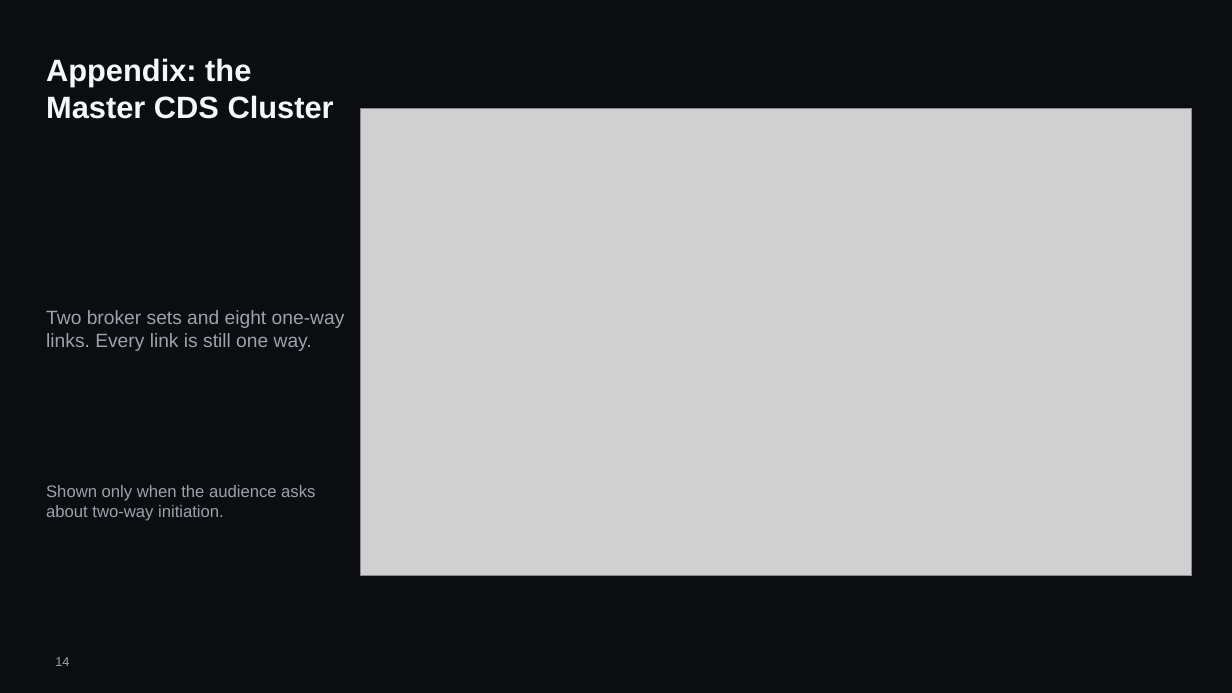
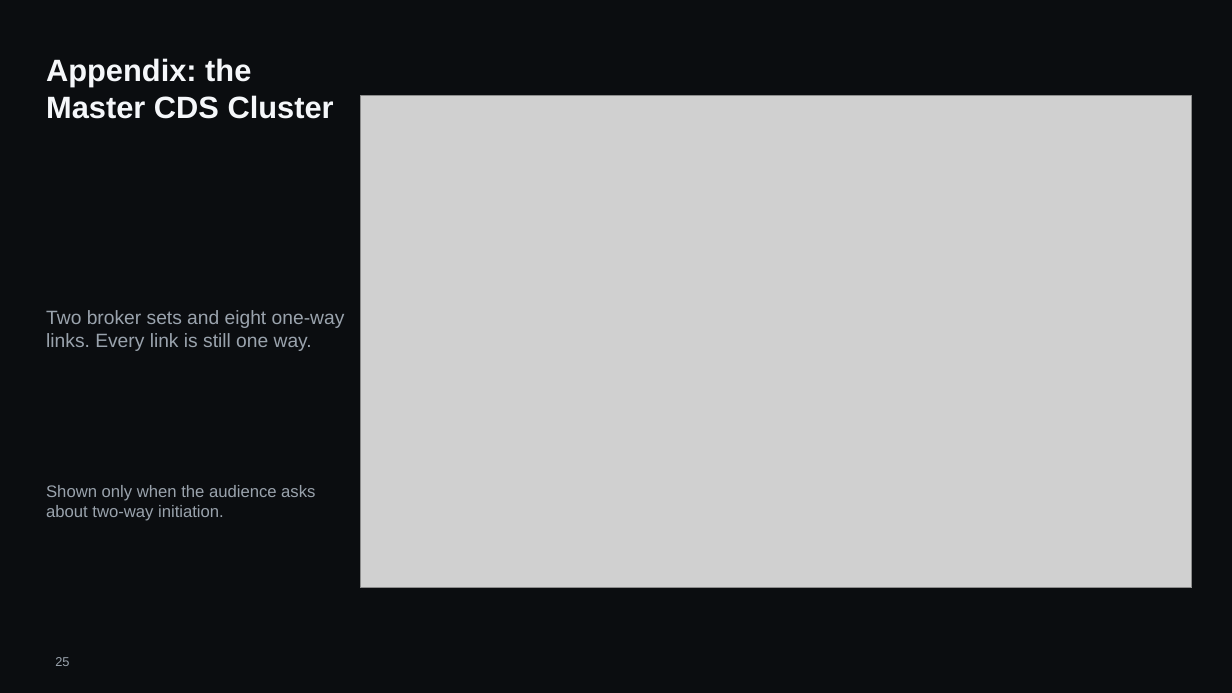
Before and after one commit to hybridus/DFX_Marketing, a slide deck: slide 25 of Projects/03_Presales_Master_Deck/pilot/DFX_Master_deck.pptx (slide 14 before the commit). Drawn at 1232x693 pixels with LibreOffice and Linux fonts; fonts in the diff are those of the drawing; grey boxes stand for pictures; background and template pictures are left out. Boxes give left, top, right and bottom in pixels: in the first picture for what was removed or moved away, otherwise in the second. Text is boxed around its words. In the diff, an @@ line names an element or a change of style, - is before the commit and + after.

```diff
--- a/Projects/03_Presales_Master_Deck/pilot/DFX_Master_deck.pptx
+++ b/Projects/03_Presales_Master_Deck/pilot/DFX_Master_deck.pptx
@@ picture: place and size @@
-picture at box(360, 108, 1192, 576)
+picture at box(360, 96, 1192, 588)
@@ page number at box(55, 657, 69, 666): text changed @@
-14
+25
```
Also in this commit, not shown: 5 other slides changed, 20 slides added, 5 slides removed, 19 other files.
